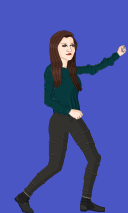
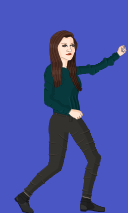
Layers edited between the first and the second w=128, h=213 image:
painted on "RightArmSweater.png-Kopie" over [44, 67, 71, 113]
painted on "LeftArmSweater.png-Kopie" over [76, 53, 116, 75]